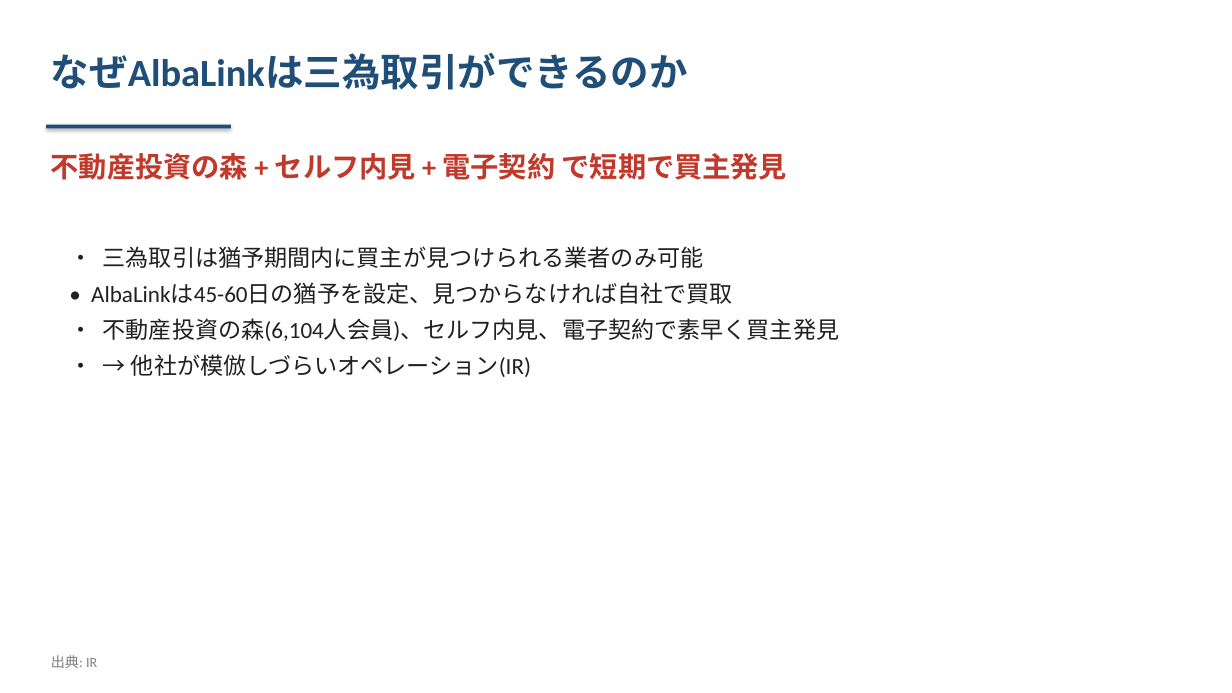
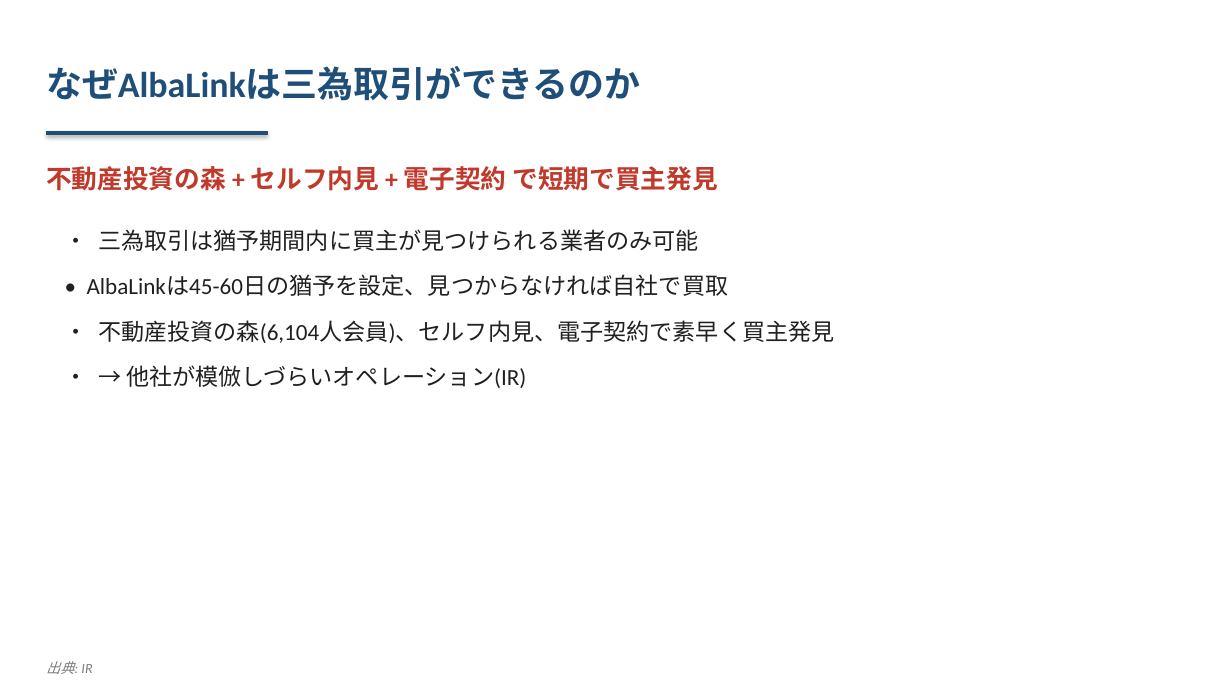
Before and after one commit to kanaeda0225/my-claude-project, a slide deck: slide 24 of outputs/5537-albalink-slides.pptx. Drawn at 1232x693 pixels with LibreOffice and Linux fonts; fonts in the diff are those of the drawing. Boxes give left, top, right and bottom in pixels: in the first picture for what was removed or moved away, otherwise in the second. Text is boxed around its words. In the diff, an @@ line names an element or a change of style, - is before the commit and + after.

```diff
--- a/outputs/5537-albalink-slides.pptx
+++ b/outputs/5537-albalink-slides.pptx
@@ text "なぜAlbaLinkは三為取引ができるのか": place and size @@
-text "なぜAlbaLinkは三為取引ができるのか" at box(51, 53, 688, 90)
+text "なぜAlbaLinkは三為取引ができるのか" at box(46, 66, 640, 101)
@@ text "なぜAlbaLinkは三為取引ができるのか" at box(46, 66, 640, 101): size 30 to 28 pt; vertical alignment top to middle @@
@@ rectangle: place and size @@
-rectangle at box(46, 125, 231, 128)
+rectangle at box(46, 131, 268, 135)
@@ text "不動産投資の森 + セルフ内見 + 電子契約 ..." at box(46, 166, 718, 191): size 22 to 20 pt; vertical alignment top to middle @@
@@ text "• 三為取引は猶予期間内に買主が見つけられる業者のみ可能": place and size @@
-text "• 三為取引は猶予期間内に買主が見つけられる業者のみ可能" at box(91, 246, 840, 377)
+text "• 三為取引は猶予期間内に買主が見つけられる業者のみ可能" at box(87, 229, 835, 388)
@@ text "• 三為取引は猶予期間内に買主が見つけられる業者のみ可能" at box(87, 229, 835, 388): line spacing 1.3 to 1.35; more space between paragraphs @@
@@ text "出典: IR" at box(46, 661, 92, 674): italic on; vertical alignment top to middle @@
```
Also in this commit, not shown: 43 other slides changed, 5 other files.
